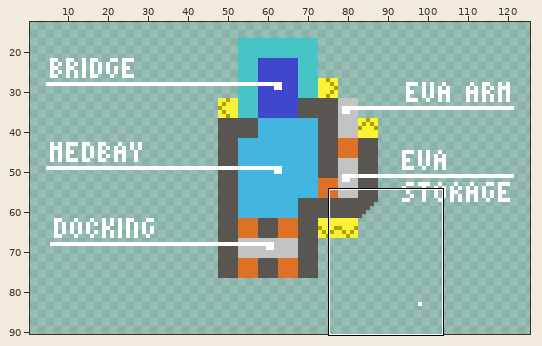
Edited in one commit: sprite sheet (Resources/Textures/_NF/Guidebook/shuttle_maps/128x96.rsi/spirit.png). Above: a wide view before the commit, with the close-up outlined.
Close-up. As it was:
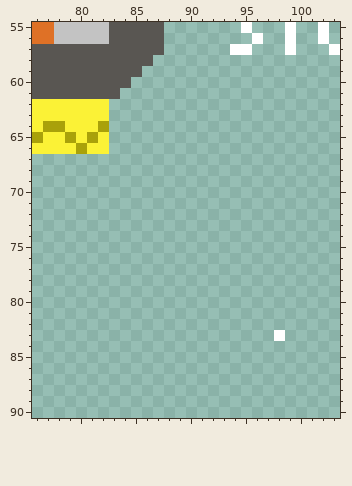
The file is 128x96 pixels. Shown: x 76..103, y 55..90. The wide view leaves out empty margins.
And afterwards:
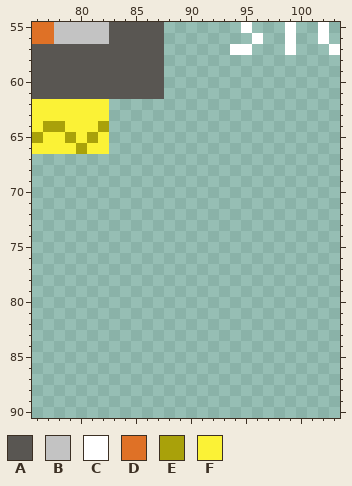
Palette (. is transparent): A #595652  B #c3c3c3  C #ffffff  D #df7126  E #a9a10a  F #fbf236
The commit says: Fixed the png, added lore PNG had a random white pixel floating around, also added some lore to the description for funzies
What changed:
y 58: x 87 . -> A
y 59: x 86..87 .. -> AA
y 60: x 85..87 ... -> AAA
y 61: x 84..87 .... -> AAAA
y 83: x 98 C -> .
Changed places in both close-ups, as pixel boxes (x1, y1, x2, y2):
added: (120, 55, 164, 99)
erased: (274, 330, 285, 341)
